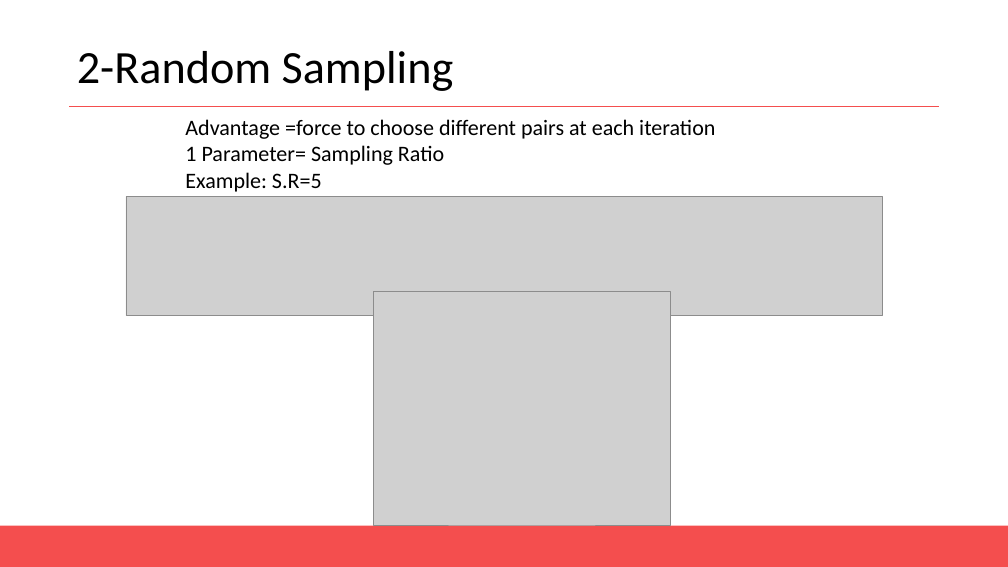
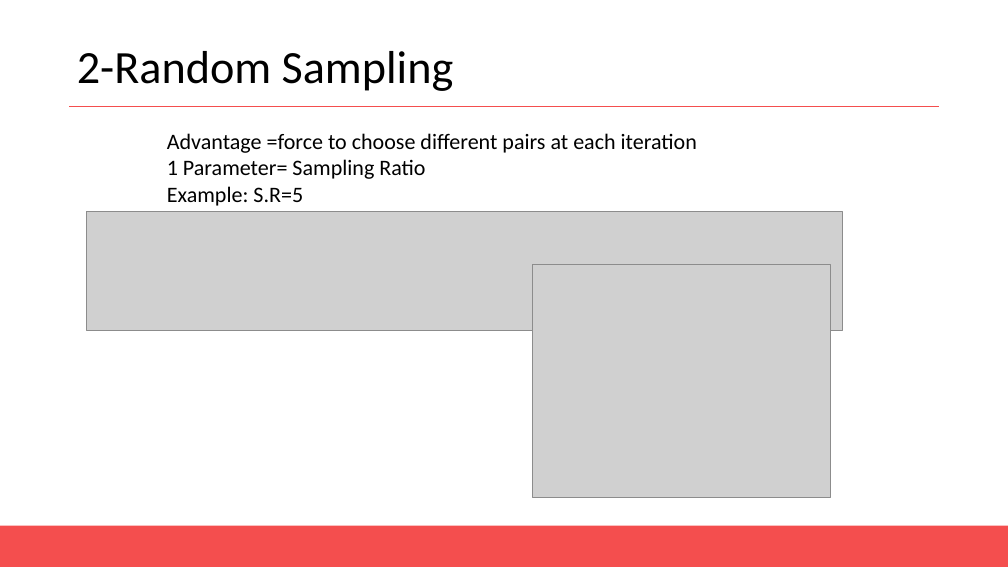
Before and after one commit to AntoineMerlet/3DScan, a slide deck: slide 12 of Presentation/MAGMA Presentation.pptx. Drawn at 1008x567 pixels with LibreOffice and Linux fonts; fonts in the diff are those of the drawing; grey boxes stand for pictures. Boxes give left, top, right and bottom in pixels: in the first picture for what was removed or moved away, otherwise in the second. Text is boxed around its words. In the diff, an @@ line names an element or a change of style, - is before the commit and + after.

```diff
--- a/Presentation/MAGMA Presentation.pptx
+++ b/Presentation/MAGMA Presentation.pptx
@@ text "Advantage =force to choose different ...": place and size @@
-text "Advantage =force to choose different ..." at <box>185,119,715,192</box>
+text "Advantage =force to choose different ..." at <box>167,133,697,206</box>
@@ picture: place and size @@
-picture at <box>126,197,882,315</box>
+picture at <box>86,212,842,330</box>
@@ picture: place and size @@
-picture at <box>373,291,671,525</box>
+picture at <box>533,264,831,498</box>
```
Also in this commit, not shown: 6 other slides changed, 1 slide added, 3 other files.
